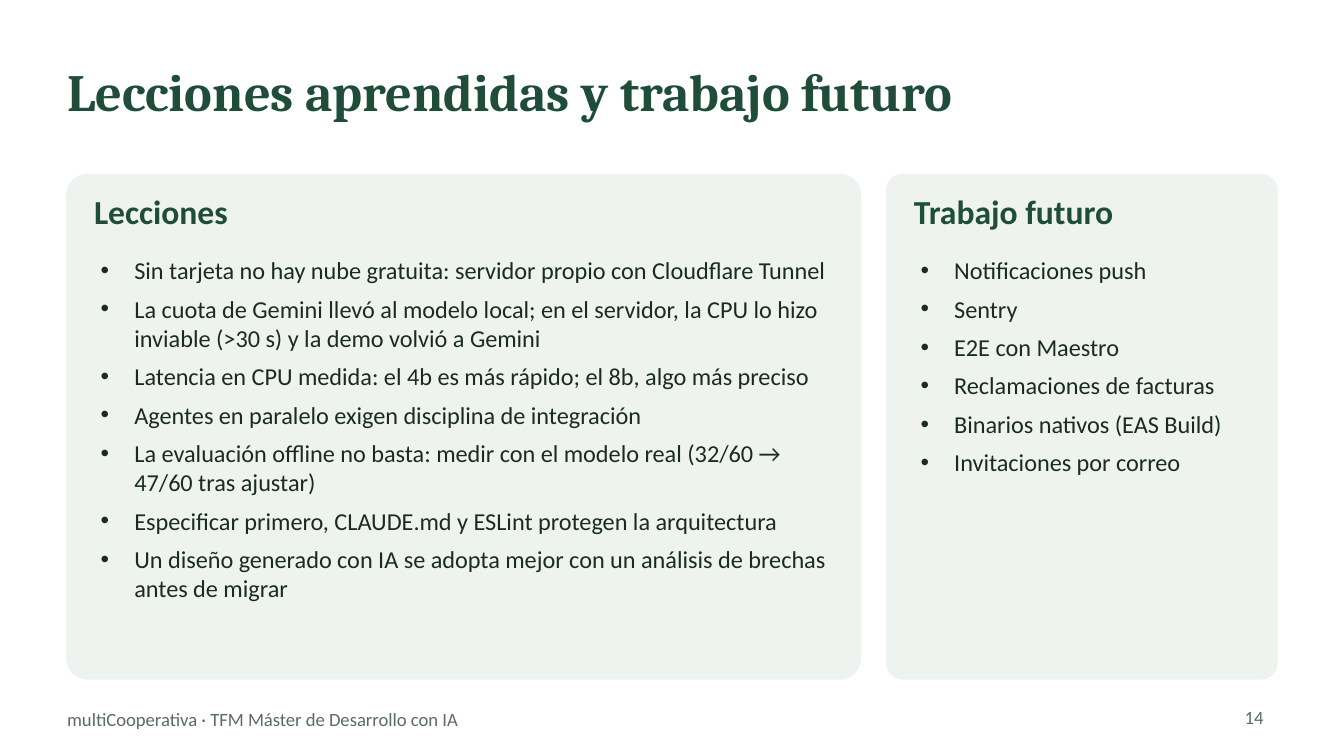
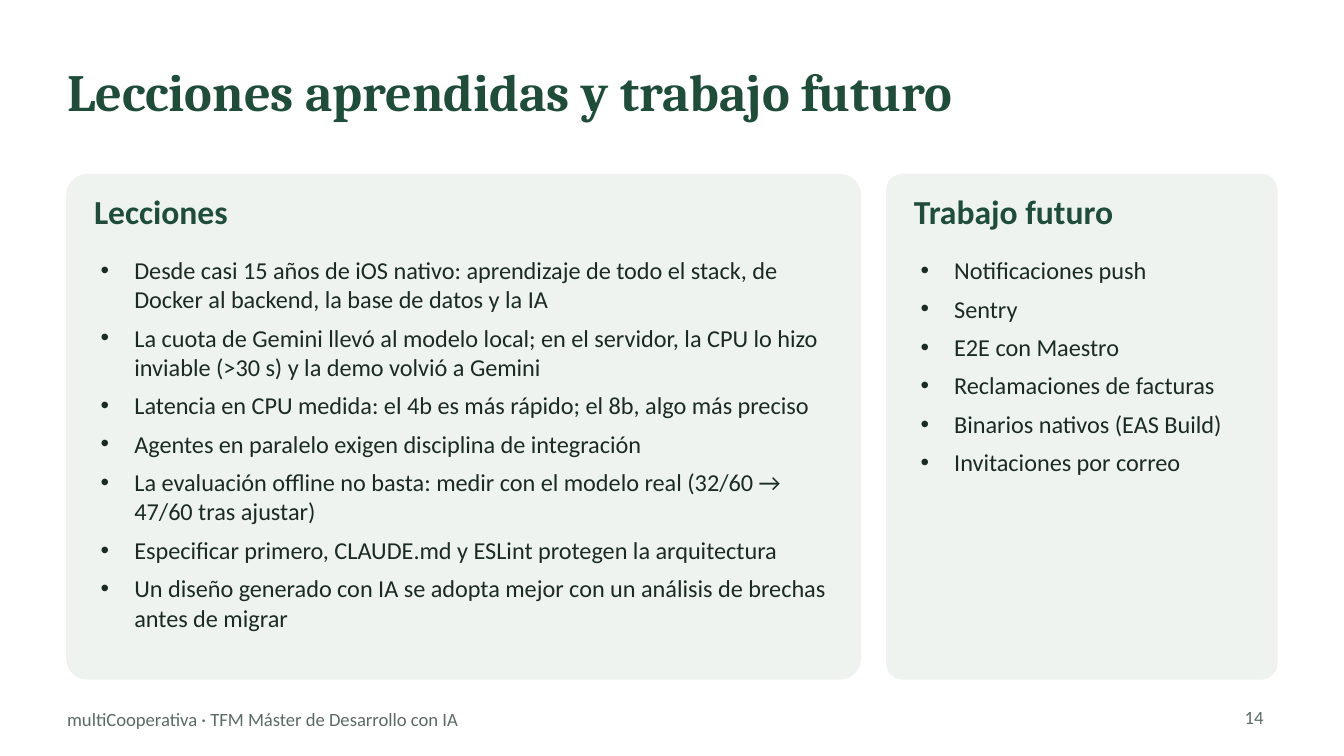
Before and after one commit to chaparro2001/multiCooperativa, a slide deck: slide 14 of docs/slides/multicooperativa-tfm.pptx. Drawn at 1344x756 pixels with LibreOffice and Linux fonts; fonts in the diff are those of the drawing. Boxes give left, top, right and bottom in pixels: in the first picture for what was removed or moved away, otherwise in the second. Text is boxed around its words. In the diff, an @@ line names an element or a change of style, - is before the commit and + after.

```diff
--- a/docs/slides/multicooperativa-tfm.pptx
+++ b/docs/slides/multicooperativa-tfm.pptx
@@ text at (134,262,777,312): text changed @@
-• Sin tarjeta no hay nube gratuita: servidor propio con Cloudflare Tunnel
+• Desde casi 15 años de iOS nativo: aprendizaje de todo el stack, de Docker al backend, la base de datos y la IA
```
Also in this commit, not shown: 1 other slide changed, 2 other files.
